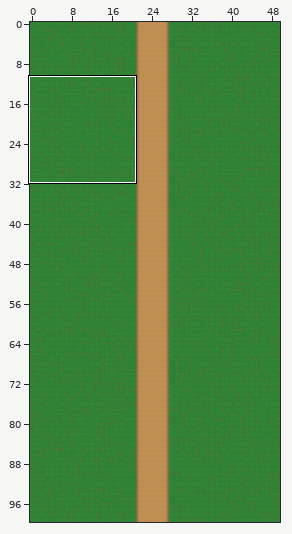
Tiled map -- Assets/Tilemaps/Scene 1 Road.tmx. The picture above shows the old version from afar; the outline marks the close-up.
Close-up. First the earlier version:
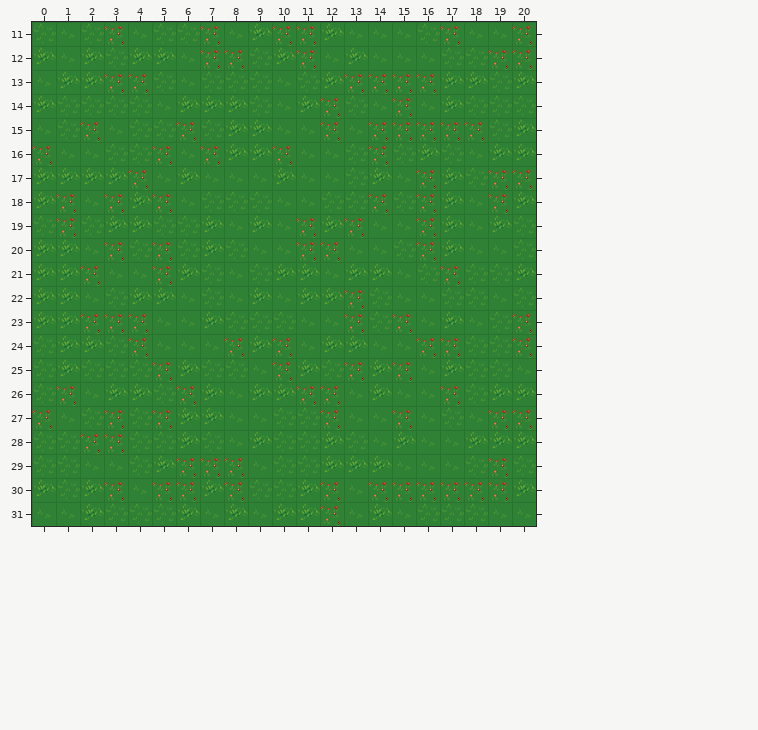
Cells are 32x32 px. Shown: x 0..20, y 11..31. The commit also changed other parts of the map, which this record leaves out.
Once edited:
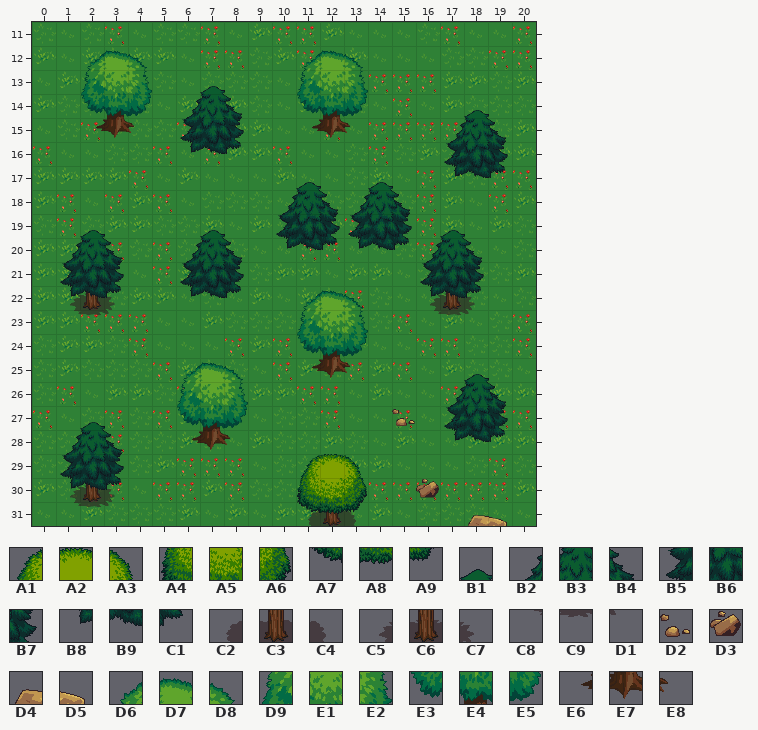
Key: from "terrain_atlas": A1 467, A2 468, A3 469, A4 501, A5 502, A6 503, A7 535, A8 536, A9 537, B1 573, B2 606, B3 607, B4 608, B5 640, B6 641, B7 642, B8 674, B9 675, C1 676, C2 706, C3 707, C4 708, C5 709, C6 710, C7 711, C8 743, C9 744, D1 745, D2 771, D3 773, D4 775, D5 776, D6 1016, D7 1017, D8 1018, D9 1050, E1 1051, E2 1052, E3 1084, E4 1085, E5 1086, E6 1118, E7 1119, E8 1120.
__ is an empty cell.
Tiles of an added or newly shown layer are drawn over the layers below it.
Difference:
Changed rows in their new state; .. is an unchanged cell.
Layer "Tree Bottom" (added):
first column x 1:
22 C5 C6 C7 .. .. .. .. .. .. .. .. .. .. .. .. C5 C6 C7
23 C8 C9 D1 .. .. .. .. .. .. .. .. .. .. .. .. C8 C9 D1
first column x 1:
30 C5 C6 C7 .. .. .. .. .. .. .. .. .. ..
31 C8 C9 D1 .. .. .. .. .. .. .. C2 C3 C4
Layer "Trees" (added):
first column x 1:
12 .. D6 D7 D8 .. .. .. .. .. .. D6 D7 D8 .. .. .. .. .. ..
13 .. D9 E1 E2 .. .. B1 .. .. .. D9 E1 E2 .. .. .. .. .. ..
14 .. E3 E4 E5 .. B2 B3 B4 .. .. E3 E4 E5 .. .. .. .. B1 ..
15 .. E6 E7 E8 .. B5 B6 B7 .. .. E6 E7 E8 .. .. .. B2 B3 B4
16 .. .. .. .. .. B8 B9 C1 .. .. .. .. .. .. .. .. B5 B6 B7
17 .. .. .. .. .. .. .. .. .. .. B1 .. .. B1 .. .. B8 B9 C1
18 .. .. .. .. .. .. .. .. .. B2 B3 B4 B2 B3 B4 .. .. .. ..
19 .. B1 .. .. .. .. B1 .. .. B5 B6 B7 B5 B6 B7 .. B1 .. ..
20 B2 B3 B4 .. .. B2 B3 B4 .. B8 B9 C1 B8 B9 C1 B2 B3 B4 ..
21 B5 B6 B7 .. .. B5 B6 B7 .. .. .. .. .. .. .. B5 B6 B7 ..
22 B8 B9 C1 .. .. B8 B9 C1 .. .. D6 D7 D8 .. .. B8 B9 C1 ..
23 .. .. .. .. .. .. .. .. .. .. D9 E1 E2 .. .. .. .. .. ..
24 .. .. .. .. .. .. .. .. .. .. E3 E4 E5 .. .. .. .. .. ..
25 .. .. .. .. .. D6 D7 D8 .. .. E6 E7 E8 .. .. .. .. B1 ..
26 .. .. .. .. .. D9 E1 E2 .. .. .. .. .. .. .. .. B2 B3 B4
27 .. B1 .. .. .. E3 E4 E5 .. .. .. .. .. .. .. .. B5 B6 B7
28 B2 B3 B4 .. .. E6 E7 E8 .. .. .. .. .. .. .. .. B8 B9 C1
29 B5 B6 B7 .. .. .. .. .. .. .. A1 A2 A3 .. .. .. .. .. ..
30 B8 B9 C1 .. .. .. .. .. .. .. A4 A5 A6 .. .. .. .. .. ..
31 .. .. .. .. .. .. .. .. .. .. A7 A8 A9 .. .. .. .. .. ..
Layer "Decor" (added):
first column x 15:
27 D2 .. .. .. ..
30 .. D3 .. .. ..
31 .. .. .. D4 D5
